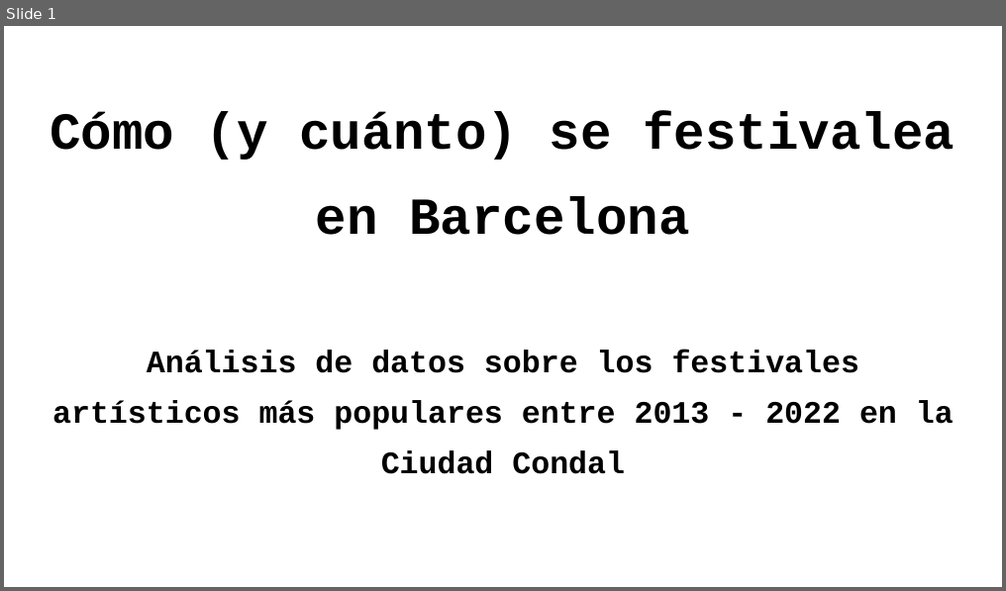
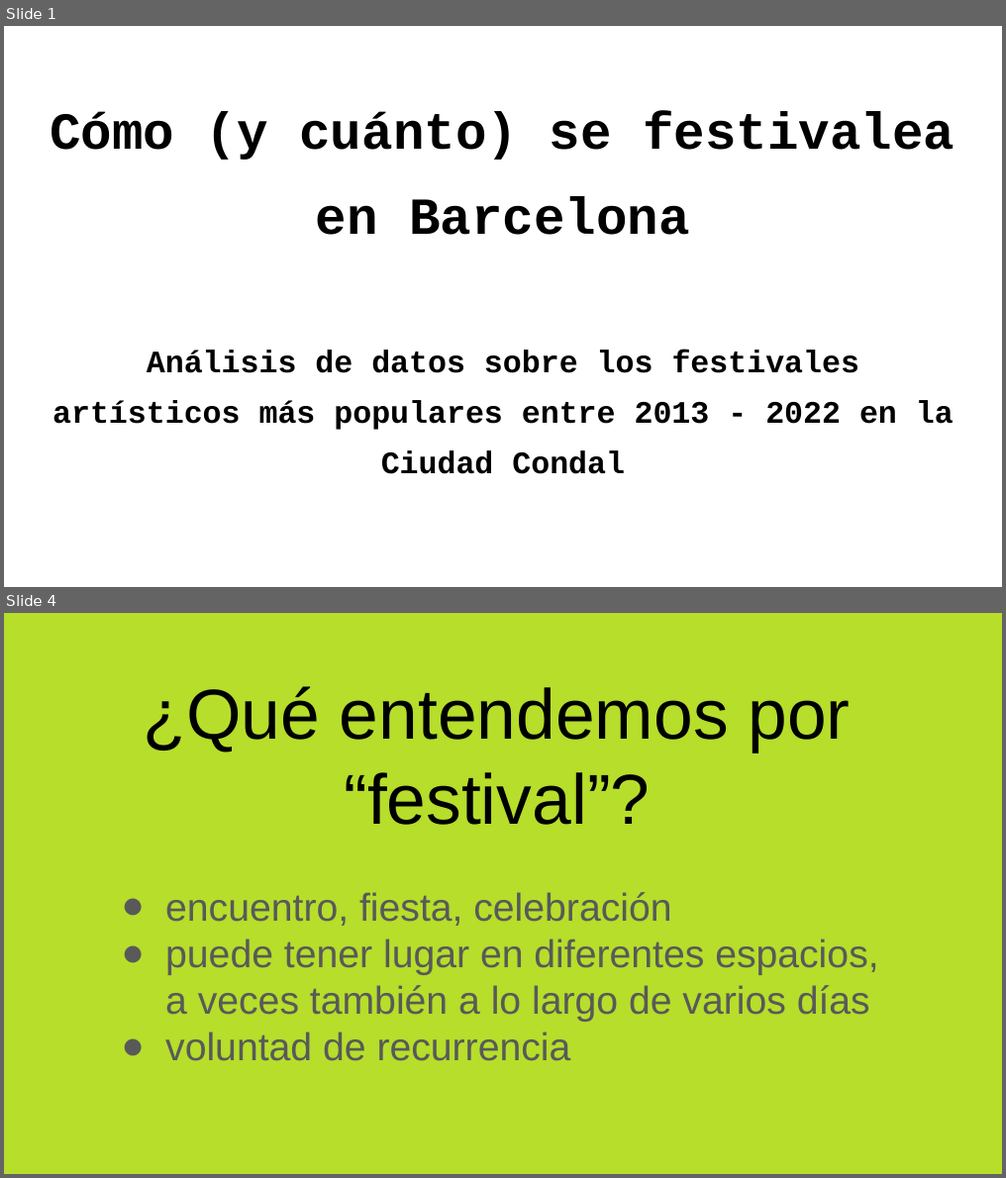
Before and after one commit to marosor/Festivales_Bcn, a slide deck: SRC/Presentacion_Como_cuanto_festivalea_Barcelona.pptx. Shown one above the other, each under a label of ours: slide 1 before the commit, slides 1 and 4 after it; the slides between them are not shown. The pictures are 1006x591 and 1006x1178 pixels, drawn with LibreOffice and Linux fonts; fonts in the diff are those of the drawing; background and template pictures are left out. Boxes give left, top, right and bottom in pixels: in the first picture for what was removed or moved away, otherwise in the second. Text is boxed around its words. In the diff, an @@ line names an element or a change of style, - is before the commit and + after.

```diff
--- a/SRC/Presentacion_Como_cuanto_festivalea_Barcelona.pptx
+++ b/SRC/Presentacion_Como_cuanto_festivalea_Barcelona.pptx
@@ slide 4 added at box(4, 613, 1002, 1174), background #B6DE2B @@
@@ title added at box(144, 686, 850, 825), 51 pt, text #000000 @@
+¿Qué entendemos por “festival”?
@@ subtitle added at box(165, 892, 878, 1061), 28 pt, text #595959 @@
+● encuentro, fiesta, celebración
+● puede tener lugar en diferentes espacios, a veces también a lo largo de varios días
+● voluntad de recurrencia
```
Also in this commit, not shown: 13 slides changed, 5 other slides added.
